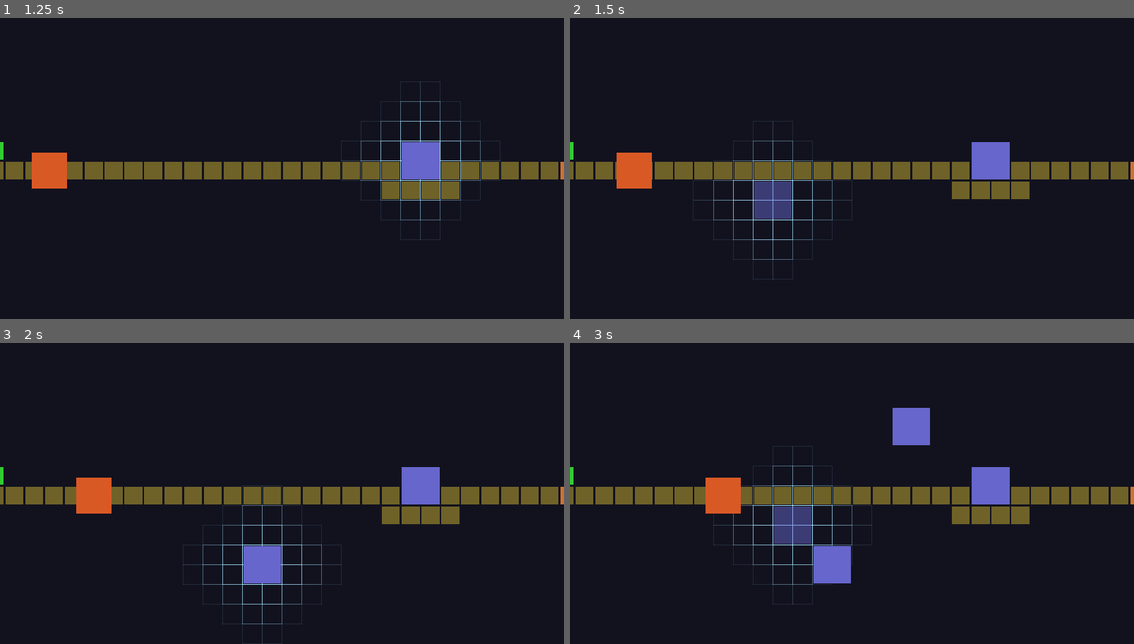
Above: before the commit, frames 1-4 (two rows, left to right).
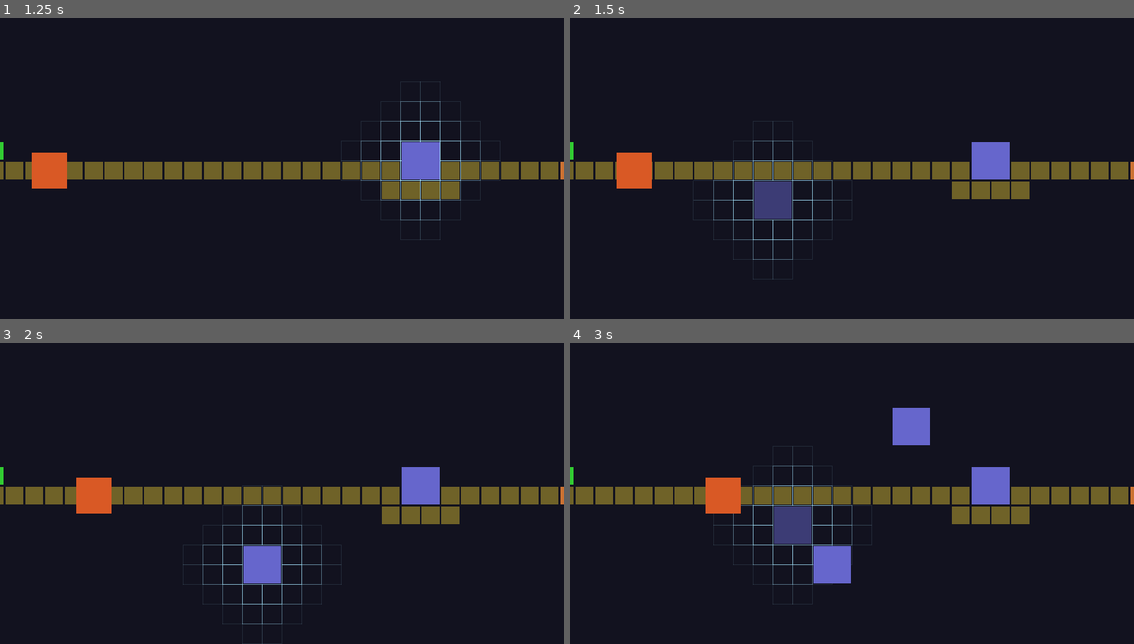
Above: after the commit, the same moments.

Repository: TimGoergen/critter-quitters
Game: Godot game, scene res://Main.tscn
Two runs of this game, one before a commit and one after it. Both use one fixed random seed, a clock stepped at 60 frames per second and the inputs below.
Inputs (mouse positions are in pixels of both pictures, inside the frame that each line leads up to):
- Up to frame 1 (1.25 s): move the mouse to (406, 144) at 0.52 s; click (406, 144) at 0.67 s
- Up to frame 2 (1.5 s): drag from (739, 177) to (823, 222) at 1.27 s
- Up to frame 3 (2 s): no input
- Up to frame 4 (3 s): move the mouse to (908, 415) at 2.02 s; click (908, 415) at 2.17 s; drag from (823, 547) to (682, 439) at 2.77 s

Frame 1 is identical in both runs. In frame 2, 0.1% of the frame differs, in the area x 32-40%, y 53-68%; in frame 3, less than 0.1%; in frame 4, 0.1%.

Commit message:
Hide glow lines inside ghost trap footprint while pressing
Co-Authored-By: Claude Sonnet 4.6 <noreply@anthropic.com>

Diff:
--- a/game/arena/Arena.gd
+++ b/game/arena/Arena.gd
@@ -316,6 +316,8 @@
 				continue
 			var dist  := _dist_to_footprint(cell, _hover_cell)
 			if dist > MAX_GLOW_DIST:
+				continue
+			if dist == 0 and _pressing:
 				continue
 			var alpha := 0.90 * pow(1.0 - float(dist) / float(MAX_GLOW_DIST + 1), 1.5)
 			_draw_cell_glow(im, cell, hs, y, alpha)
